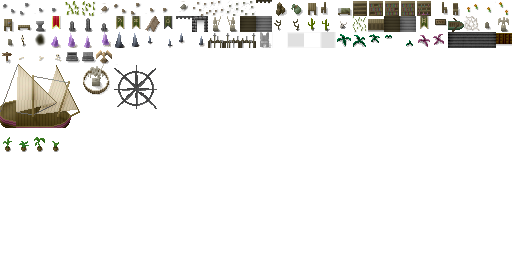
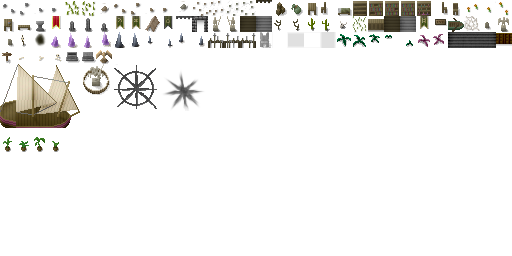
Comparing the layer stacks of the two 512px x 256px images. Changes:
painted on "shade" over (162, 70, 205, 111)
